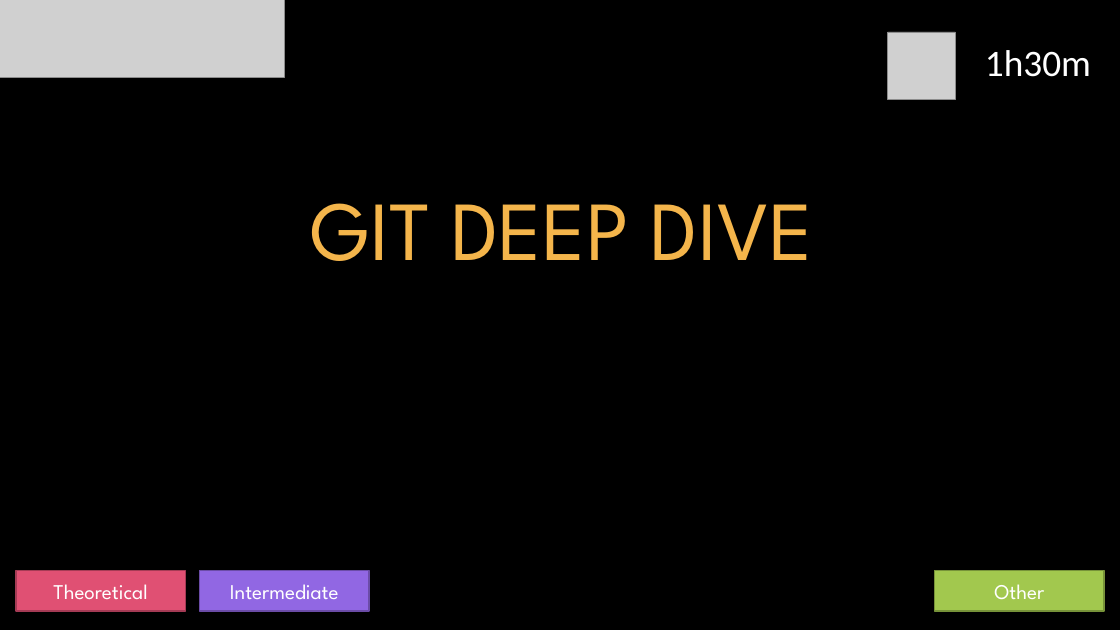
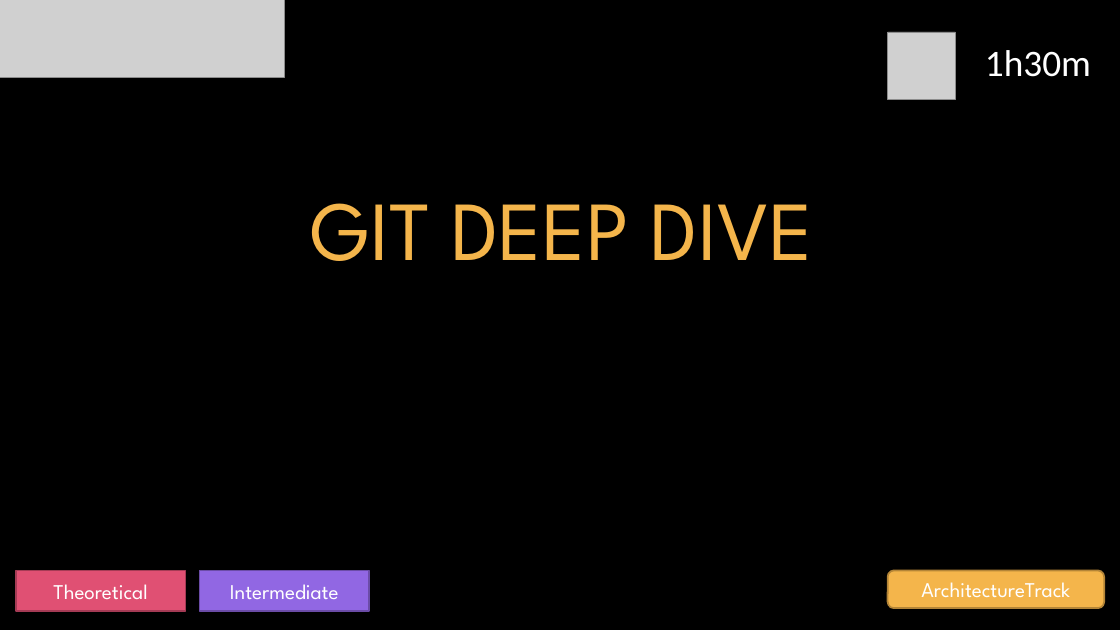
Before and after one commit to itenium-be/Git-DeepDive, a slide deck: slide 1 of Git-DeepDive.pptx. Drawn at 1120x630 pixels with LibreOffice and Linux fonts; fonts in the diff are those of the drawing; grey boxes stand for pictures; background and template pictures are left out. Boxes give left, top, right and bottom in pixels: in the first picture for what was removed or moved away, otherwise in the second. Text is boxed around its words. In the diff, an @@ line names an element or a change of style, - is before the commit and + after.

Commit message:
changed pptx?

```diff
--- a/Git-DeepDive.pptx
+++ b/Git-DeepDive.pptx
@@ rounded rectangle added at bbox=[888, 571, 1105, 608], fill #F4B54B, outline #B58637 1.5 pt, 18 pt, text #FFFFFF @@
+ArchitectureTrack
@@ rectangle removed at bbox=[934, 571, 1104, 611] @@
-Other
```
